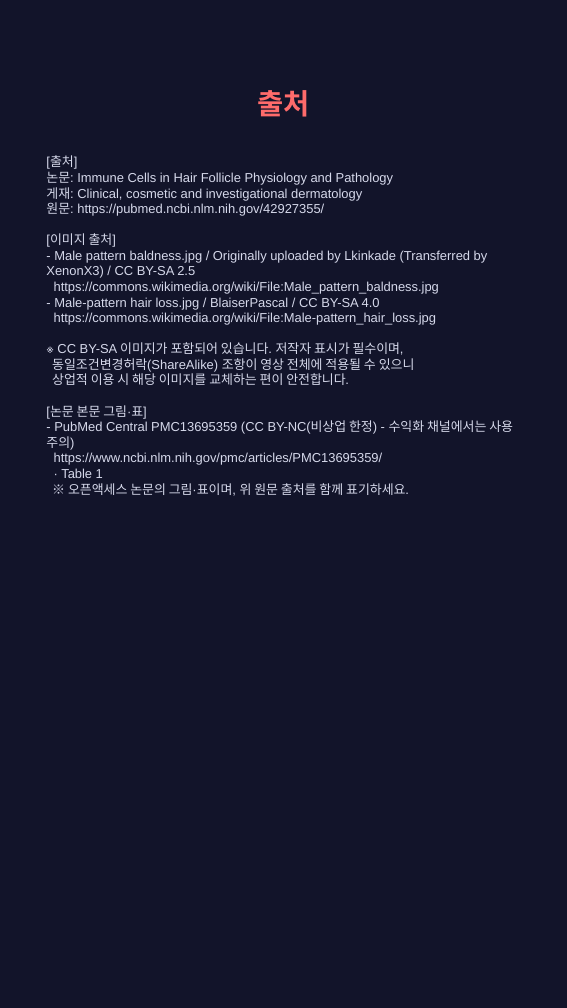
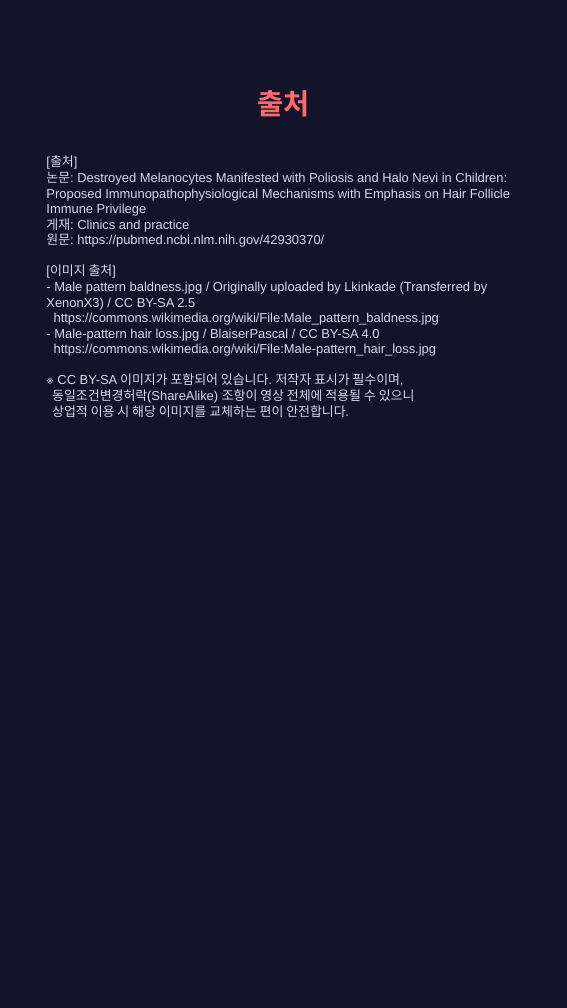
Before and after one commit to hyokang2010-BJ-ANTH/product-builder-test, a slide deck: slide 9 of pwa/data/latest/slides.pptx (slide 11 before the commit). Drawn at 567x1008 pixels with LibreOffice and Linux fonts; fonts in the diff are those of the drawing. Boxes give left, top, right and bottom in pixels: in the first picture for what was removed or moved away, otherwise in the second. Text is boxed around its words. In the diff, an @@ line names an element or a change of style, - is before the commit and + after.

```diff
--- a/pwa/data/latest/slides.pptx
+++ b/pwa/data/latest/slides.pptx
@@ text at (x1=46, y1=156, x2=510, y2=417): text changed @@
-[출처]
-논문: Immune Cells in Hair Follicle Physiology and Pathology
-게재: Clinical, cosmetic and investigational dermatology
-원문: https://pubmed.ncbi.nlm.nih.gov/42927355/
-[이미지 출처]
-- Male pattern baldness.jpg / Originally uploaded by Lkinkade (Transferred by XenonX3) / CC BY-SA 2.5
-https://commons.wikimedia.org/wiki/File:Male_pattern_baldness.jpg
-- Male-pattern hair loss.jpg / BlaiserPascal / CC BY-SA 4.0
-https://commons.wikimedia.org/wiki/File:Male-pattern_hair_loss.jpg
-※ CC BY-SA 이미지가 포함되어 있습니다. 저작자 표시가 필수이며,
-동일조건변경허락(ShareAlike) 조항이 영상 전체에 적용될 수 있으니
-상업적 이용 시 해당 이미지를 교체하는 편이 안전합니다.
-[논문 본문 그림·표]
-- PubMed Central PMC13695359 (CC BY-NC(비상업 한정) - 수익화 채널에서는 사용 주의)
-https://www.ncbi.nlm.nih.gov/pmc/articles/PMC13695359/
-· Table 1
-※ 오픈액세스 논문의 그림·표이며, 위 원문 출처를 함께 표기하세요.
+[출처]
+논문: Destroyed Melanocytes Manifested with Poliosis and Halo Nevi in Children: Proposed Immunopathophysiological Mechanisms with Emphasis on Hair Follicle Immune Privilege
+게재: Clinics and practice
+원문: https://pubmed.ncbi.nlm.nih.gov/42930370/
+[이미지 출처]
+- Male pattern baldness.jpg / Originally uploaded by Lkinkade (Transferred by XenonX3) / CC BY-SA 2.5
+https://commons.wikimedia.org/wiki/File:Male_pattern_baldness.jpg
+- Male-pattern hair loss.jpg / BlaiserPascal / CC BY-SA 4.0
+https://commons.wikimedia.org/wiki/File:Male-pattern_hair_loss.jpg
+※ CC BY-SA 이미지가 포함되어 있습니다. 저작자 표시가 필수이며,
+동일조건변경허락(ShareAlike) 조항이 영상 전체에 적용될 수 있으니
+상업적 이용 시 해당 이미지를 교체하는 편이 안전합니다.
```
Also in this commit, not shown: 2 other slides changed, 4 slides added, 6 slides removed, 27 other files.
